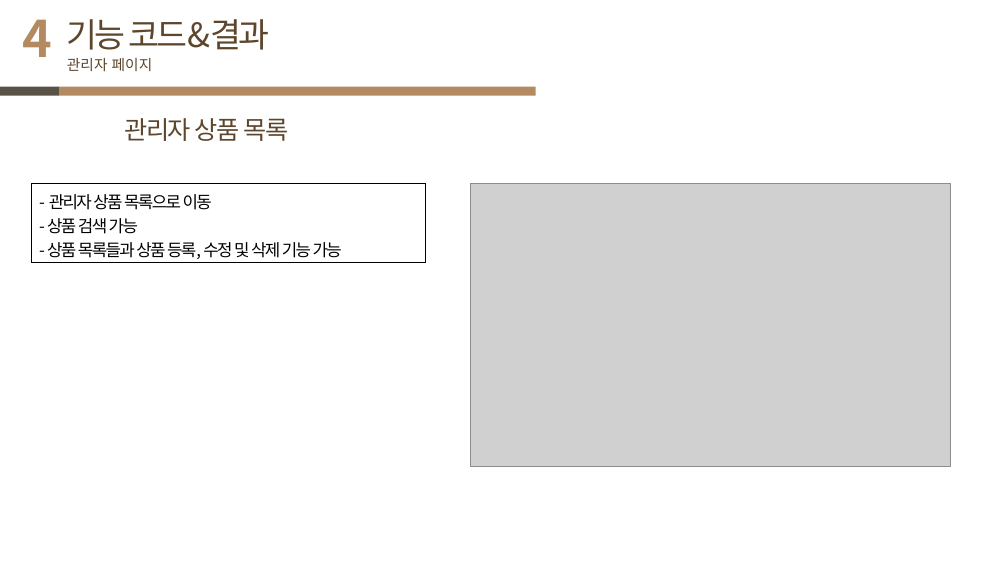
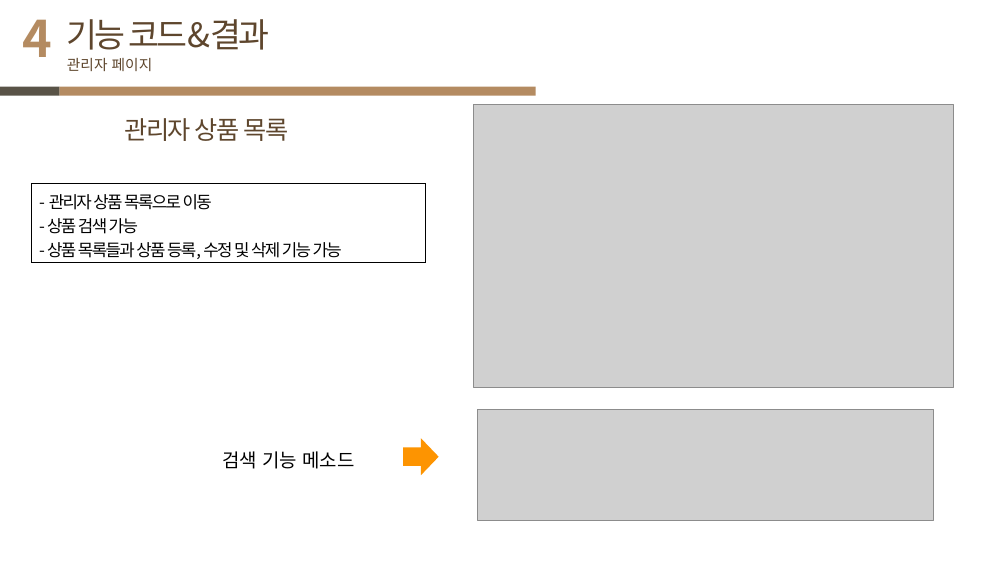
Before and after one commit to JJang-Ah/JSP-shoping-mall-project, a slide deck: slide 17 of JaAhCamping_project(JSP).pptx (slide 14 before the commit). Drawn at 1008x567 pixels with LibreOffice and Linux fonts; fonts in the diff are those of the drawing; grey boxes stand for pictures. Boxes give left, top, right and bottom in pixels: in the first picture for what was removed or moved away, otherwise in the second. Text is boxed around its words. In the diff, an @@ line names an element or a change of style, - is before the commit and + after.

```diff
--- a/JaAhCamping_project(JSP).pptx
+++ b/JaAhCamping_project(JSP).pptx
@@ picture: place and size @@
-picture at (470, 183, 951, 467)
+picture at (474, 104, 954, 388)
@@ picture added at (478, 409, 934, 520) @@
@@ right arrow added at (403, 439, 439, 476), fill #FD9401 @@
@@ text added at (222, 451, 355, 469), 18 pt, text #000000 @@
+검색 기능 메소드
```
Also in this commit, not shown: 12 other slides changed, 10 slides added, 2 other files.
